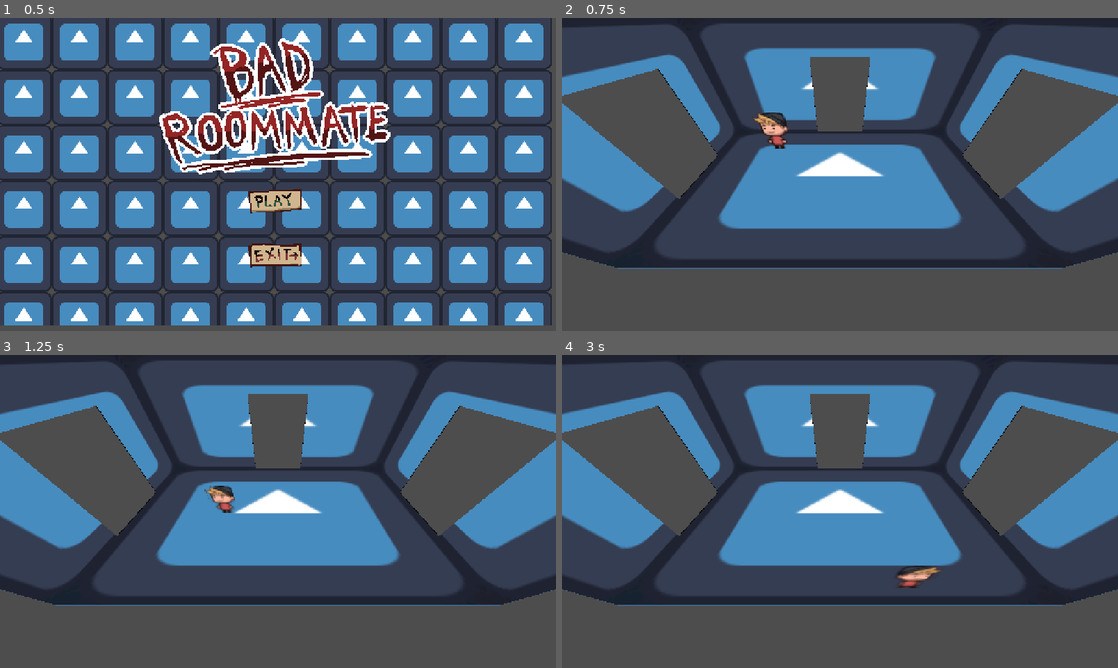
Above: before the commit, frames 1-4 (two rows, left to right).
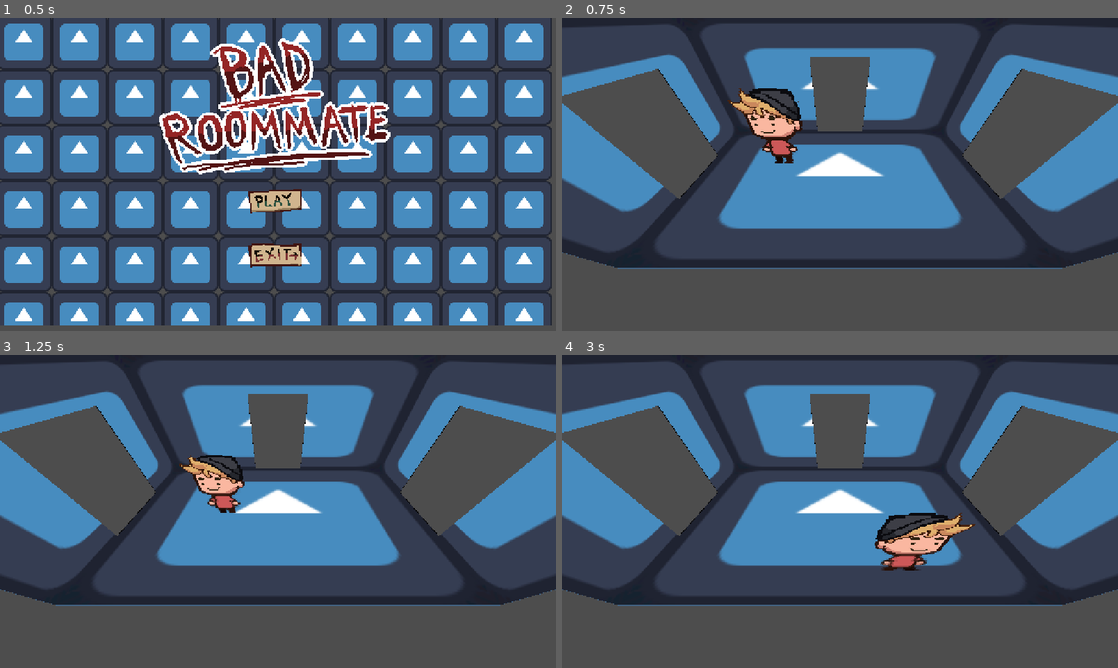
Above: after the commit, the same moments.

Repository: geekazodium/RIT-Halloween-Game-Jam-2025
Game: Godot game, scene res://menu/menu.tscn
Same seed, same stepped clock (60 frames per second), same inputs: the game is played once before the commit and once after it. The engine's default icon, where the game draws it, is replaced by a stand-in: a white triangle on a blue panel in a dark square.
Inputs (mouse positions are in pixels of both pictures, inside the frame that each line leads up to):
- Up to frame 1 (0.5 s): no input
- Up to frame 2 (0.75 s): click (834, 202) at 0.5 s
- Up to frame 3 (1.25 s): no input
- Up to frame 4 (3 s): tap Enter at 1.25 s; move the mouse to (962, 495) at 1.27 s; hold D (move_right) 1.28-2.03 s; move the mouse to (728, 527) at 2.02 s; hold S (move_down) 2.03-2.78 s; move the mouse to (895, 442) at 2.77 s; hold D (move_right) from 2.78 s (still down)

Frame 1 is identical in both runs. In frame 2, 1.8% of the frame differs, in the area x 29-44%, y 22-47%; in frame 3, 1.2%; in frame 4, 2.3%, in the area x 56-75%, y 50-75%.

Commit message:
fixed janky animation for player

Diff:
--- a/player/player.tscn
+++ b/player/player.tscn
@@ -1,77 +1,78 @@
-[gd_scene load_steps=28 format=3 uid="uid://bluyjdwt83jur"]
+[gd_scene load_steps=29 format=3 uid="uid://bluyjdwt83jur"]
 
 [ext_resource type="Script" uid="uid://ctogltwif2nn2" path="res://player/player.gd" id="1_rkbax"]
 [ext_resource type="Texture2D" uid="uid://dc5yogkk65get" path="res://player/Player Sprites/player_standing_holding_back.png" id="2_rgyib"]
 [ext_resource type="Script" uid="uid://ceuemme6ee0kb" path="res://player/player_wish_dir.gd" id="3_g1dw6"]
 [ext_resource type="Texture2D" uid="uid://c5dro2m5i5o40" path="res://player/Player Sprites/player_standing_back.png" id="3_g6k8r"]
-[ext_resource type="Texture2D" uid="uid://b75b3jwmltv85" path="res://player/Player Sprites/player_walking_back_holding_sheet.png" id="3_rgyib"]
+[ext_resource type="Texture2D" uid="uid://b7digbqs2nkqb" path="res://player/Player Sprites/player_walking_back_holding_sheet.png" id="3_rgyib"]
 [ext_resource type="Texture2D" uid="uid://rbdpao1anha3" path="res://player/Player Sprites/player_standing_front.png" id="4_boad6"]
-[ext_resource type="Texture2D" uid="uid://dvk03qsanlelt" path="res://player/Player Sprites/player_walking_back_sheet.png" id="5_rgyib"]
-[ext_resource type="Texture2D" uid="uid://36nv6t3h5vkr" path="res://player/Player Sprites/player_walking_front.png" id="6_hg6s5"]
+[ext_resource type="Texture2D" uid="uid://dv3c7j5o5u8hv" path="res://player/Player Sprites/player_walking_front_holding_sheet.png" id="5_hg6s5"]
+[ext_resource type="Texture2D" uid="uid://bsagh54echnen" path="res://player/Player Sprites/player_walking_back_sheet.png" id="5_rgyib"]
+[ext_resource type="Texture2D" uid="uid://baqynar6ci3cr" path="res://player/Player Sprites/player_walking_front.png" id="6_hg6s5"]
+
+[sub_resource type="AtlasTexture" id="AtlasTexture_rgyib"]
+atlas = ExtResource("3_rgyib")
+region = Rect2(0, 0, 42, 58)
+
+[sub_resource type="AtlasTexture" id="AtlasTexture_hg6s5"]
+atlas = ExtResource("3_rgyib")
+region = Rect2(42, 0, 42, 58)
 
 [sub_resource type="AtlasTexture" id="AtlasTexture_8t03j"]
 atlas = ExtResource("3_rgyib")
-region = Rect2(0, 0, 46, 58)
+region = Rect2(84, 0, 42, 58)
+
+[sub_resource type="AtlasTexture" id="AtlasTexture_c35mf"]
+atlas = ExtResource("3_rgyib")
+region = Rect2(126, 0, 42, 58)
+
+[sub_resource type="AtlasTexture" id="AtlasTexture_65viv"]
+atlas = ExtResource("5_hg6s5")
+region = Rect2(0, 0, 43, 58)
+
+[sub_resource type="AtlasTexture" id="AtlasTexture_x7c3f"]
+atlas = ExtResource("5_hg6s5")
+region = Rect2(43, 0, 43, 58)
+
+[sub_resource type="AtlasTexture" id="AtlasTexture_bjvpn"]
+atlas = ExtResource("5_hg6s5")
+region = Rect2(86, 0, 43, 58)
+
+[sub_resource type="AtlasTexture" id="AtlasTexture_s7qer"]
+atlas = ExtResource("5_hg6s5")
+region = Rect2(129, 0, 43, 58)
 
 [sub_resource type="AtlasTexture" id="AtlasTexture_2ieo8"]
-atlas = ExtResource("3_rgyib")
-region = Rect2(46, 0, 46, 58)
+atlas = ExtResource("5_rgyib")
+region = Rect2(0, 0, 42, 59)
 
 [sub_resource type="AtlasTexture" id="AtlasTexture_ebec5"]
-atlas = ExtResource("3_rgyib")
-region = Rect2(92, 0, 46, 58)
+atlas = ExtResource("5_rgyib")
+region = Rect2(42, 0, 42, 59)
 
 [sub_resource type="AtlasTexture" id="AtlasTexture_yllr7"]
-atlas = ExtResource("3_rgyib")
-region = Rect2(138, 0, 46, 58)
+atlas = ExtResource("5_rgyib")
+region = Rect2(84, 0, 42, 59)
 
 [sub_resource type="AtlasTexture" id="AtlasTexture_kb6p2"]
-atlas = ExtResource("6_hg6s5")
-region = Rect2(0, 0, 49, 58)
+atlas = ExtResource("5_rgyib")
+region = Rect2(126, 0, 42, 59)
 
 [sub_resource type="AtlasTexture" id="AtlasTexture_wodsf"]
 atlas = ExtResource("6_hg6s5")
-region = Rect2(49, 0, 49, 58)
+region = Rect2(0, 0, 43, 58)
 
 [sub_resource type="AtlasTexture" id="AtlasTexture_32hag"]
 atlas = ExtResource("6_hg6s5")
-region = Rect2(98, 0, 49, 58)
+region = Rect2(43, 0, 43, 58)
 
 [sub_resource type="AtlasTexture" id="AtlasTexture_tqiix"]
 atlas = ExtResource("6_hg6s5")
-region = Rect2(147, 0, 49, 58)
-
-[sub_resource type="AtlasTexture" id="AtlasTexture_g6k8r"]
-atlas = ExtResource("5_rgyib")
-region = Rect2(0, 0, 47, 59)
-
-[sub_resource type="AtlasTexture" id="AtlasTexture_boad6"]
-atlas = ExtResource("5_rgyib")
-region = Rect2(47, 0, 47, 59)
-
-[sub_resource type="AtlasTexture" id="AtlasTexture_rgyib"]
-atlas = ExtResource("5_rgyib")
-region = Rect2(94, 0, 47, 59)
-
-[sub_resource type="AtlasTexture" id="AtlasTexture_hg6s5"]
-atlas = ExtResource("5_rgyib")
-region = Rect2(141, 0, 47, 59)
+region = Rect2(86, 0, 43, 58)
 
 [sub_resource type="AtlasTexture" id="AtlasTexture_e7oew"]
 atlas = ExtResource("6_hg6s5")
-region = Rect2(0, 0, 49, 58)
-
-[sub_resource type="AtlasTexture" id="AtlasTexture_c35mf"]
-atlas = ExtResource("6_hg6s5")
-region = Rect2(49, 0, 49, 58)
-
-[sub_resource type="AtlasTexture" id="AtlasTexture_65viv"]
-atlas = ExtResource("6_hg6s5")
-region = Rect2(98, 0, 49, 58)
-
-[sub_resource type="AtlasTexture" id="AtlasTexture_x7c3f"]
-atlas = ExtResource("6_hg6s5")
-region = Rect2(147, 0, 49, 58)
+region = Rect2(129, 0, 43, 58)
 
 [sub_resource type="SpriteFrames" id="SpriteFrames_8t03j"]
 animations = [{
@@ -93,9 +94,56 @@
 }, {
 "frames": [{
 "duration": 1.0,
+"texture": SubResource("AtlasTexture_rgyib")
+}, {
+"duration": 1.0,
+"texture": SubResource("AtlasTexture_hg6s5")
+}, {
+"duration": 1.0,
 "texture": SubResource("AtlasTexture_8t03j")
 }, {
 "duration": 1.0,
+"texture": SubResource("AtlasTexture_c35mf")
+}],
+"loop": true,
+"name": &"holding_walking_back",
+"speed": 5.0
+}, {
+"frames": [{
+"duration": 1.0,
+"texture": SubResource("AtlasTexture_65viv")
+}, {
+"duration": 1.0,
+"texture": SubResource("AtlasTexture_x7c3f")
+}, {
+"duration": 1.0,
+"texture": SubResource("AtlasTexture_bjvpn")
+}, {
+"duration": 1.0,
+"texture": SubResource("AtlasTexture_s7qer")
+}],
+"loop": true,
+"name": &"holding_walking_front",
+"speed": 5.0
+}, {
+"frames": [{
+"duration": 1.0,
+"texture": ExtResource("3_g6k8r")
+}],
+"loop": true,
+"name": &"standing_back",
+"speed": 5.0
+}, {
+"frames": [{
+"duration": 1.0,
+"texture": ExtResource("4_boad6")
+}],
+"loop": true,
+"name": &"standing_front",
+"speed": 5.0
+}, {
+"frames": [{
+"duration": 1.0,
 "texture": SubResource("AtlasTexture_2ieo8")
 }, {
 "duration": 1.0,
@@ -103,15 +151,15 @@
 }, {
 "duration": 1.0,
 "texture": SubResource("AtlasTexture_yllr7")
-}],
-"loop": true,
-"name": &"holding_walking_back",
-"speed": 5.0
-}, {
-"frames": [{
+}, {
 "duration": 1.0,
 "texture": SubResource("AtlasTexture_kb6p2")
-}, {
+}],
+"loop": true,
+"name": &"walking_back",
+"speed": 5.0
+}, {
+"frames": [{
 "duration": 1.0,
 "texture": SubResource("AtlasTexture_wodsf")
 }, {
@@ -120,82 +168,36 @@
 }, {
 "duration": 1.0,
 "texture": SubResource("AtlasTexture_tqiix")
-}],
-"loop": true,
-"name": &"holding_walking_front",
-"speed": 5.0
-}, {
-"frames": [{
-"duration": 1.0,
-"texture": ExtResource("3_g6k8r")
-}],
-"loop": true,
-"name": &"standing_back",
-"speed": 5.0
-}, {
-"frames": [{
-"duration": 1.0,
-"texture": ExtResource("4_boad6")
-}],
-"loop": true,
-"name": &"standing_front",
-"speed": 5.0
-}, {
-"frames": [{
-"duration": 1.0,
-"texture": SubResource("AtlasTexture_g6k8r")
-}, {
-"duration": 1.0,
-"texture": SubResource("AtlasTexture_boad6")
-}, {
-"duration": 1.0,
-"texture": SubResource("AtlasTexture_rgyib")
-}, {
-"duration": 1.0,
-"texture": SubResource("AtlasTexture_hg6s5")
-}],
-"loop": true,
-"name": &"walking_back",
-"speed": 5.0
-}, {
-"frames": [{
+}, {
 "duration": 1.0,
 "texture": SubResource("AtlasTexture_e7oew")
-}, {
-"duration": 1.0,
-"texture": SubResource("AtlasTexture_c35mf")
-}, {
-"duration": 1.0,
-"texture": SubResource("AtlasTexture_65viv")
-}, {
-"duration": 1.0,
-"texture": SubResource("AtlasTexture_x7c3f")
 }],
 "loop": true,
 "name": &"walking_front",
 "speed": 5.0
 }]
 
-[sub_resource type="CylinderShape3D" id="CylinderShape3D_g1dw6"]
-height = 0.58421373
-radius = 0.17480469
+[sub_resource type="CylinderShape3D" id="CylinderShape3D_g4c7l"]
+height = 0.90930176
 
 [sub_resource type="SphereShape3D" id="SphereShape3D_g1dw6"]
-radius = 0.6307555
+radius = 0.97572654
 
 [node name="Player" type="CharacterBody3D" node_paths=PackedStringArray("movement_direction")]
 collision_layer = 2
+collision_mask = 5
 script = ExtResource("1_rkbax")
 movement_direction = NodePath("PlayerWishDir")
 
 [node name="AnimatedSprite3D" type="AnimatedSprite3D" parent="."]
-transform = Transform3D(1, 0, 0, 0, 1, 0, 0, 0, 1, 0.0008043274, -0.012403309, -0.005384907)
+transform = Transform3D(1.968, 0, 0, 0, 1.968, 0, 0, 0, 1.968, 0.0008043274, -0.012403309, -0.005384907)
+texture_filter = 2
 sprite_frames = SubResource("SpriteFrames_8t03j")
-animation = &"holding_standing_back"
+animation = &"holding_walking_back"
 
 [node name="CollisionShape3D" type="CollisionShape3D" parent="."]
-transform = Transform3D(1, 0, 0, 0, 1, 0, 0, 0, 1, 0, -0.0010473728, 0)
-shape = SubResource("CylinderShape3D_g1dw6")
+transform = Transform3D(0.872, 0, 0, 0, 1.198, 0, 0, 0, 0.775, 0, 0.024582751, 0)
+shape = SubResource("CylinderShape3D_g4c7l")
 
 [node name="PlayerWishDir" type="Node" parent="." node_paths=PackedStringArray("sprite")]
 script = ExtResource("3_g1dw6")
--- a/player/player_wish_dir.gd
+++ b/player/player_wish_dir.gd
@@ -20,6 +20,7 @@
 		sprite.flip_h = false
 
 	var animation = ""
+
 	if held_item != null:
 		animation = "holding_"
 
Binary file removed: player/Player Sprites/player_standing_holding_front.png
Not shown, removed: player/Player Sprites/player_standing_holding_front.png.import
Binary file changed: player/Player Sprites/player_walking_back_holding_sheet.png
Not shown, changed: player/Player Sprites/player_walking_back_holding_sheet.png.import
Binary file changed: player/Player Sprites/player_walking_back_sheet.png
Not shown, changed: player/Player Sprites/player_walking_back_sheet.png.import
Binary file changed: player/Player Sprites/player_walking_front.png
Not shown, changed: player/Player Sprites/player_walking_front.png.import
Binary file changed: player/Player Sprites/player_walking_front_holding_sheet.png
Not shown, changed: player/Player Sprites/player_walking_front_holding_sheet.png.import
